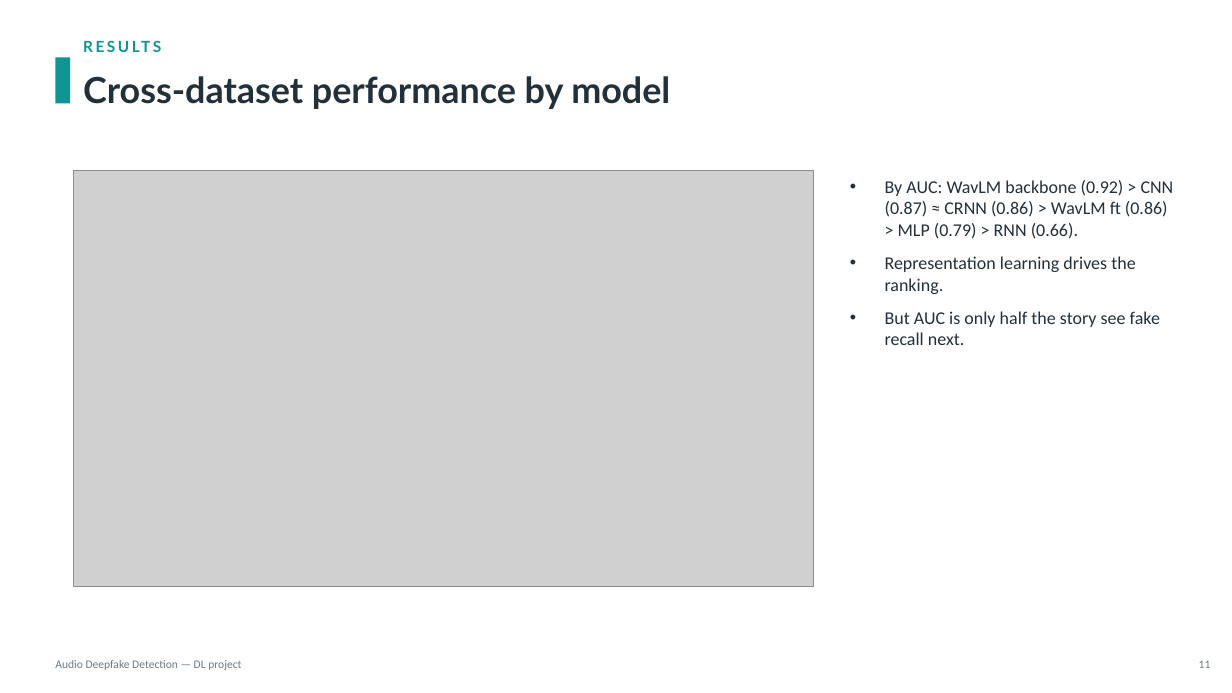
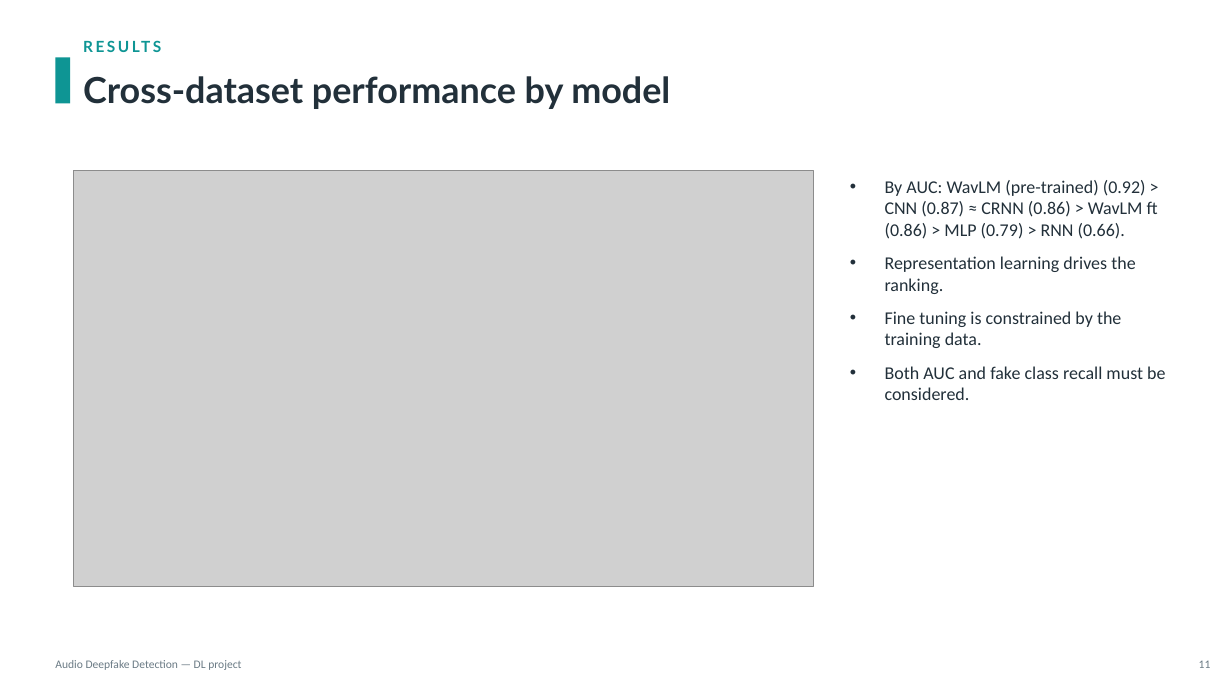
Before and after one commit to KonstaninosKaimakis/audio-deepfake-detection-DL, a slide deck: slide 13 of presentation.pptx (slide 11 before the commit). Drawn at 1232x693 pixels with LibreOffice and Linux fonts; fonts in the diff are those of the drawing; grey boxes stand for pictures. Boxes give left, top, right and bottom in pixels: in the first picture for what was removed or moved away, otherwise in the second. Text is boxed around its words. In the diff, an @@ line names an element or a change of style, - is before the commit and + after.

```diff
--- a/presentation.pptx
+++ b/presentation.pptx
@@ text at [885, 180, 1158, 239]: text changed @@
-• By AUC: WavLM backbone (0.92) > CNN (0.87) ≈ CRNN (0.86) > WavLM ft (0.86) > MLP (0.79) > RNN (0.66).
+• By AUC: WavLM (pre-trained) (0.92) > CNN (0.87) ≈ CRNN (0.86) > WavLM ft (0.86) > MLP (0.79) > RNN (0.66).
@@ text at [885, 311, 1165, 400]: text changed @@
-• But AUC is only half the story see fake recall next.
+• Fine tuning is constrained by the training data.
+• Both AUC and fake class recall must be considered.
```
Also in this commit, not shown: 6 other slides changed, 2 slides added, 1 slide removed.
